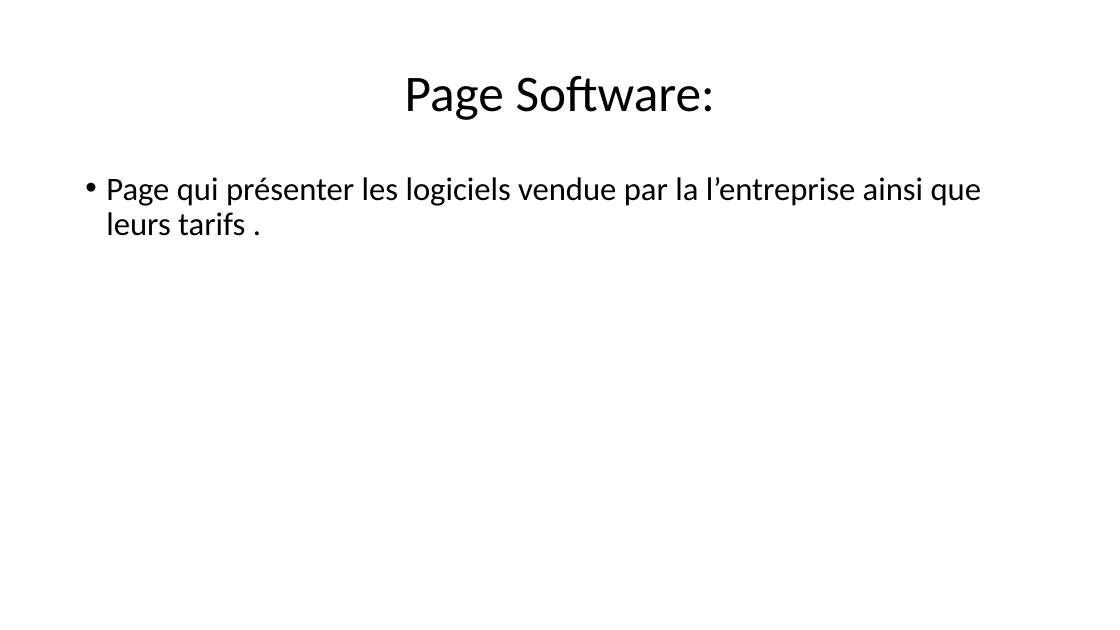
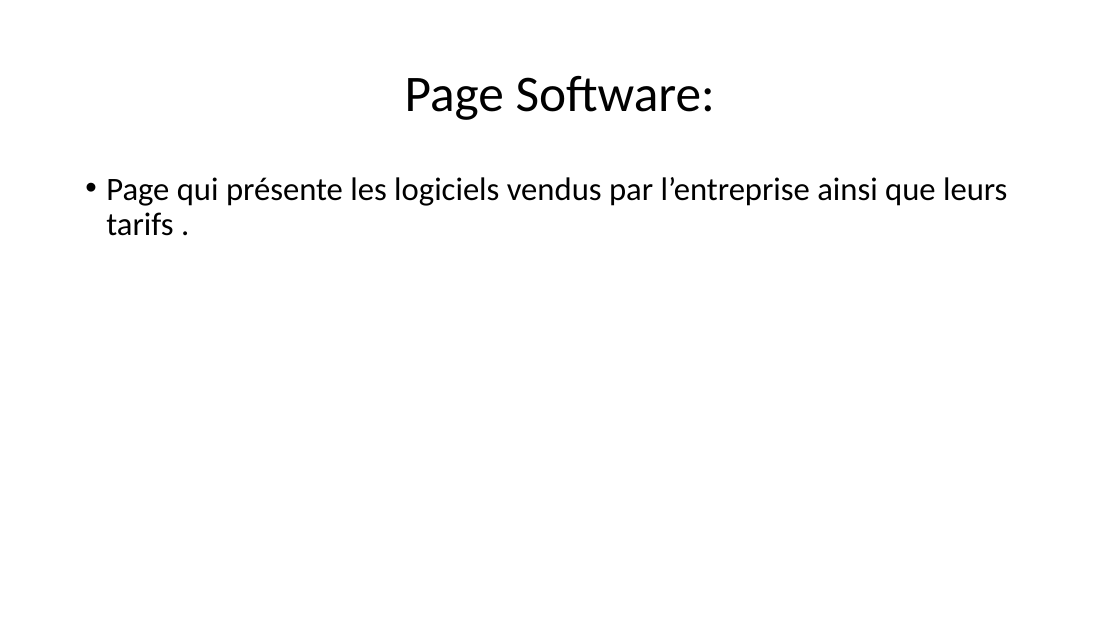
Before and after one commit to tmillot08/SimplonTech, a slide deck: slide 13 of SimplonTech.ppsx. Drawn at 1120x630 pixels with LibreOffice and Linux fonts; fonts in the diff are those of the drawing. Boxes give left, top, right and bottom in pixels: in the first picture for what was removed or moved away, otherwise in the second. Text is boxed around its words. In the diff, an @@ line names an element or a change of style, - is before the commit and + after.

```diff
--- a/SimplonTech.ppsx
+++ b/SimplonTech.ppsx
@@ text at <box>106,177,1007,236</box>: text changed @@
-• Page qui présenter les logiciels vendue par la l’entreprise ainsi que leurs tarifs .
+• Page qui présente les logiciels vendus par l’entreprise ainsi que leurs tarifs .
```
Also in this commit, not shown: 5 other slides changed.
